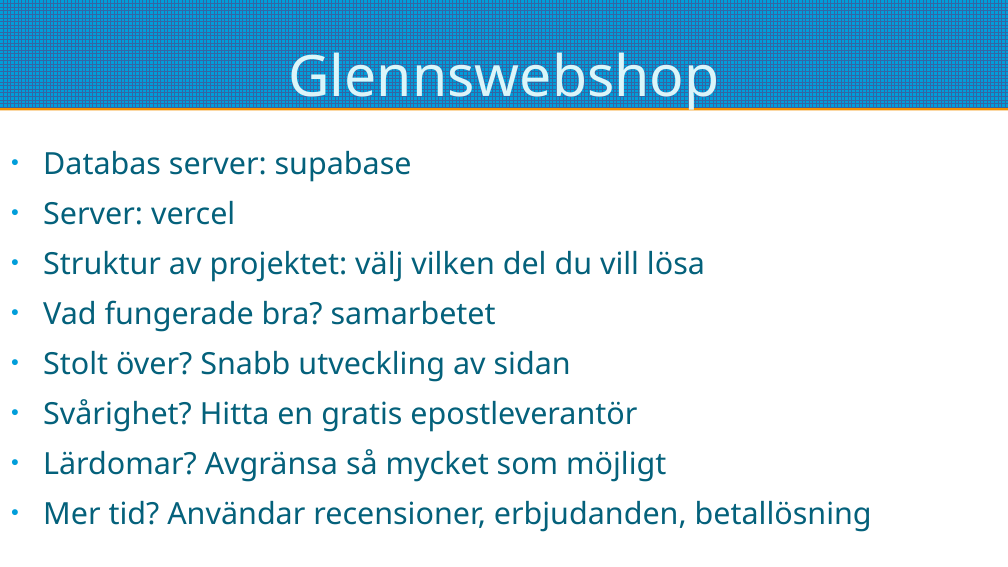
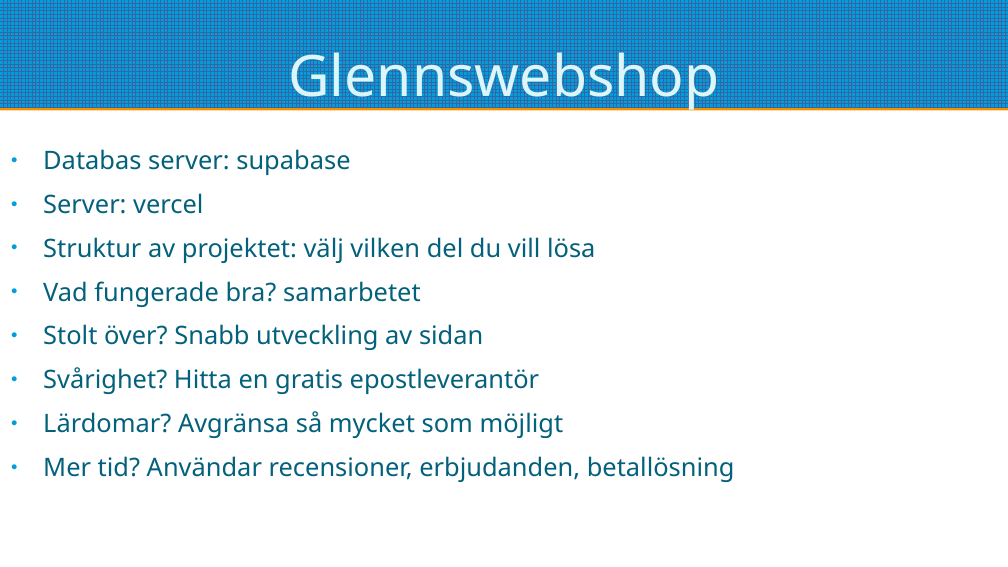
Before and after one commit to pontusOlssonGit/glenns-webshop, a slide deck: slide 3 of redovisning.odp (slide 7 before the commit). Drawn at 1008x567 pixels with LibreOffice and Linux fonts; fonts in the diff are those of the drawing. Boxes give left, top, right and bottom in pixels: in the first picture for what was removed or moved away, otherwise in the second. Text is boxed around its words. In the diff, an @@ line names an element or a change of style, - is before the commit and + after.

```diff
--- a/redovisning.odp
+++ b/redovisning.odp
@@ text "Databas server: supabase" at (43, 149, 735, 482): size 24 to 20 pt @@
```
Also in this commit, not shown: 3 other slides changed, 1 other file.
